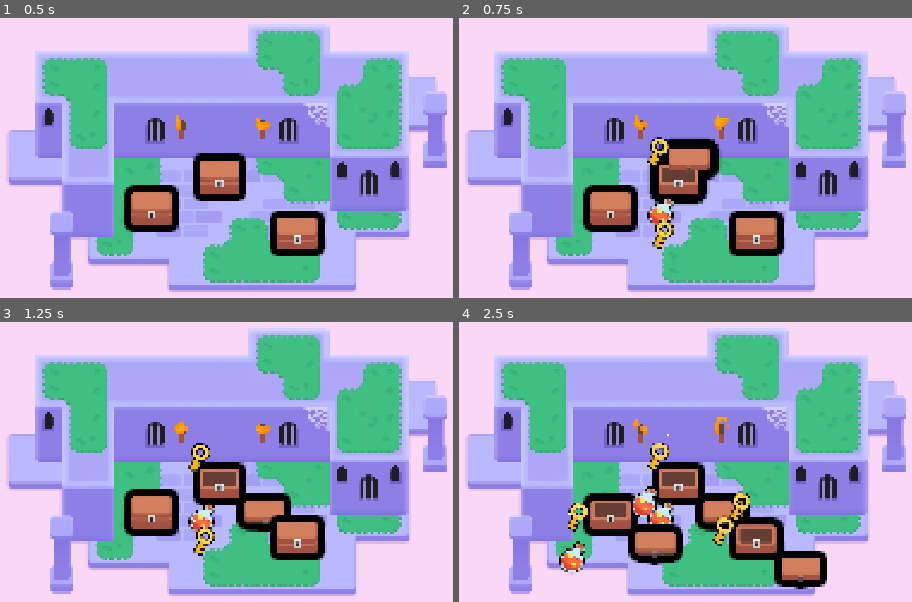
Above: before the commit, frames 1-4 (two rows, left to right).
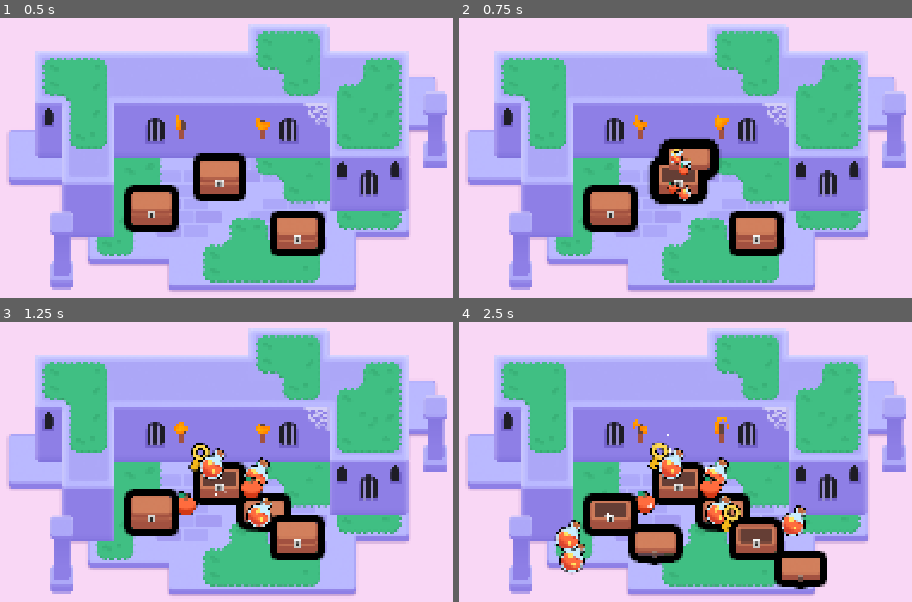
Above: after the commit, the same moments.

Repository: JunweiGDA/M6Looting
Game: Godot game, scene res://lessons/mini_dungeon.tscn
The game is run twice, just before and just after one commit, with the same random seed, the same clock (stepped at 60 frames per second) and the same inputs.
Inputs (mouse positions are in pixels of both pictures, inside the frame that each line leads up to):
- Up to frame 1 (0.5 s): no input
- Up to frame 2 (0.75 s): tap Enter at 0.5 s; move the mouse to (676, 177) at 0.52 s; hold D (move_right) from 0.53 s (still down); tap Z at 0.6 s; click (676, 177) at 0.67 s
- Up to frame 3 (1.25 s): keep holding D (move_right); tap Space at 0.77 s
- Up to frame 4 (2.5 s): move the mouse to (608, 512) at 1.27 s; release D (move_right) at 1.28 s; hold S (move_down) 1.28-2.03 s; tap Z at 1.35, 2.1 s; click (608, 512) at 1.42 s; tap Space at 1.52 s; move the mouse to (757, 537) at 2.02 s; hold D (move_right) from 2.03 s (still down); click (757, 537) at 2.17 s

Frame 1 is identical in both runs. In frame 2, 1.4% of the frame differs, in the area x 41-52%, y 42-83%; in frame 3, 2.5%; in frame 4, 3.8%, in the area x 20-77%, y 45-82%.

Commit message:
M6L7 Done

Diff:
--- a/M06.looting_workbook/lessons/chest/chest.gd
+++ b/M06.looting_workbook/lessons/chest/chest.gd
@@ -12,8 +12,24 @@
 	var random_angle := randf_range(0.0, 2.0 * PI)
 	var random_direction := Vector2(1.0, 0.0).rotated(random_angle)
 	var random_distance := randf_range(60.0, 120.0)
-	loot_item.position = random_direction * random_distance
+	var land_position := random_direction * random_distance
 
+	const FLIGHT_TIME := 0.4
+	const HALF_FLIGHT_TIME := FLIGHT_TIME / 2.0
+
+	var tween := create_tween()
+	tween.set_parallel()
+	loot_item.scale = Vector2(0.25, 0.25)
+	tween.tween_property(loot_item, "scale", Vector2(1.0, 1.0), HALF_FLIGHT_TIME)
+	tween.tween_property(loot_item, "position:x", land_position.x, FLIGHT_TIME)
+
+	tween = create_tween()
+	tween.set_trans(Tween.TRANS_QUAD)
+	tween.set_ease(Tween.EASE_OUT)
+	var jump_height := randf_range(30.0, 80.0)
+	tween.tween_property(loot_item, "position:y", land_position.y - jump_height, HALF_FLIGHT_TIME)
+	tween.set_ease(Tween.EASE_IN)
+	tween.tween_property(loot_item, "position:y", land_position.y, HALF_FLIGHT_TIME)
 
 func _ready() -> void:
 	canvas_group.material.set_shader_parameter("line_thickness", 3.0)
@@ -39,7 +55,9 @@
 		open()
 
 func open() -> void:
-	animation_player.play("open")
-	for current_index in range(randi_range(1, 3)):
+	input_pickable = false
+	animation_player.play("open", 0.1)
+	for current_index in range(randi_range(1, 7)):
 		_spawn_random_item()
-	input_pickable = false
+	if possible_items.is_empty():
+		return
